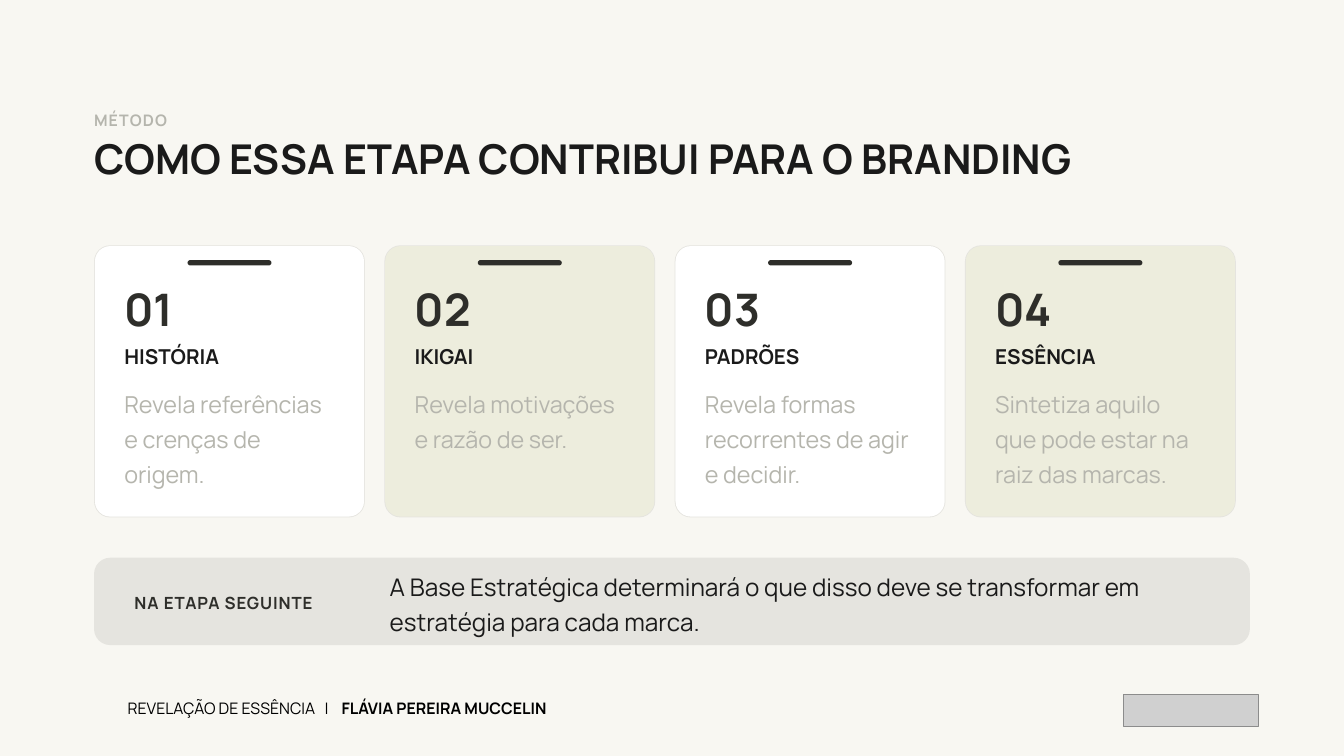
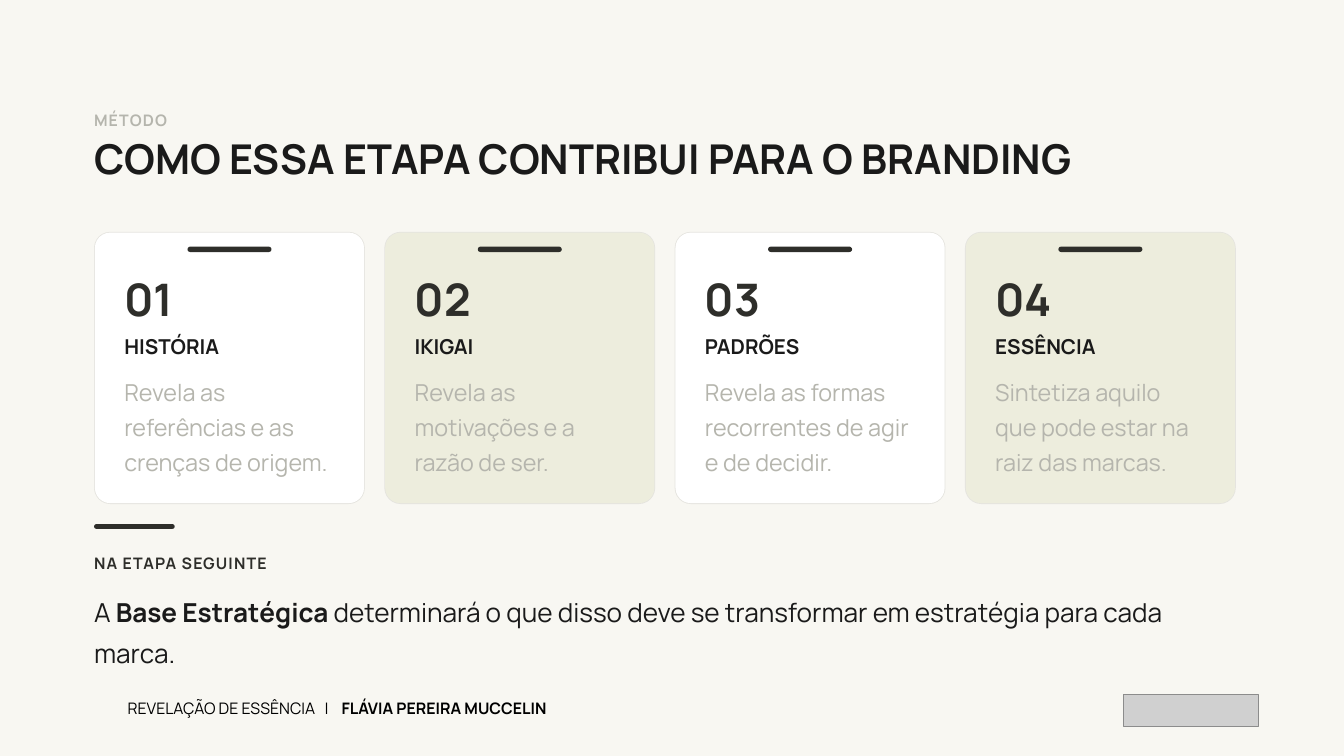
Before and after one commit to kellyalbertkabrand/Apresentacao_Revelacao_de_Essencia, a slide deck: slide 6 of Revelacao-de-Essencia-Flavia-Pereira-Muccelin.pptx (slide 3 before the commit). Drawn at 1344x756 pixels with LibreOffice and Linux fonts; fonts in the diff are those of the drawing; grey boxes stand for pictures. Boxes give left, top, right and bottom in pixels: in the first picture for what was removed or moved away, otherwise in the second. Text is boxed around its words. In the diff, an @@ line names an element or a change of style, - is before the commit and + after.

```diff
--- a/Revelacao-de-Essencia-Flavia-Pereira-Muccelin.pptx
+++ b/Revelacao-de-Essencia-Flavia-Pereira-Muccelin.pptx
@@ 12 rounded rectangles: place and size @@
-12 rounded rectangles at [94, 245, 1236, 517]
+12 rounded rectangles at [94, 232, 1236, 504]
@@ 8 texts: place and size @@
-8 texts at [124, 293, 1095, 365]
+8 texts at [124, 283, 1095, 355]
@@ text at [124, 384, 327, 477]: text changed @@
-Revela referências e crenças de origem.
+Revela as referências e as crenças de origem.
@@ text at [415, 384, 575, 471]: text changed @@
-Revela motivações e razão de ser.
+Revela as motivações e a razão de ser.
@@ text at [705, 384, 909, 471]: text changed @@
-Revela formas recorrentes de agir e decidir.
+Revela as formas recorrentes de agir e de decidir.
@@ text "Sintetiza aquilo que pode estar ...": place and size @@
-text "Sintetiza aquilo que pode estar ..." at [995, 396, 1189, 483]
+text "Sintetiza aquilo que pode estar ..." at [995, 384, 1189, 471]
@@ rounded rectangle added at [94, 524, 175, 529], fill #2E2E2A @@
@@ text "NA ETAPA SEGUINTE": place and size @@
-text "NA ETAPA SEGUINTE" at [134, 596, 313, 610]
+text "NA ETAPA SEGUINTE" at [94, 557, 267, 570]
@@ text "NA ETAPA SEGUINTE" at [94, 557, 267, 570]: size 18 to 17 pt, letter spacing 1 to 1.2 pt; vertical alignment middle to top @@
@@ rounded rectangle removed at [94, 558, 1250, 645] @@
@@ text "A Base Estratégica determinará o ...": place and size @@
-text "A Base Estratégica determinará o ..." at [390, 577, 1139, 637]
+text "A Base Estratégica determinará o ..." at [94, 601, 1162, 664]
@@ text "A Base Estratégica determinará o ..." at [94, 601, 1162, 664]: size 26 to 28 pt; bold on in "Base Estratégica"; line spacing 1.2 to 1.28; vertical alignment middle to top @@
```
Also in this commit, not shown: 16 other slides changed, 7 slides added, 1 other file.
